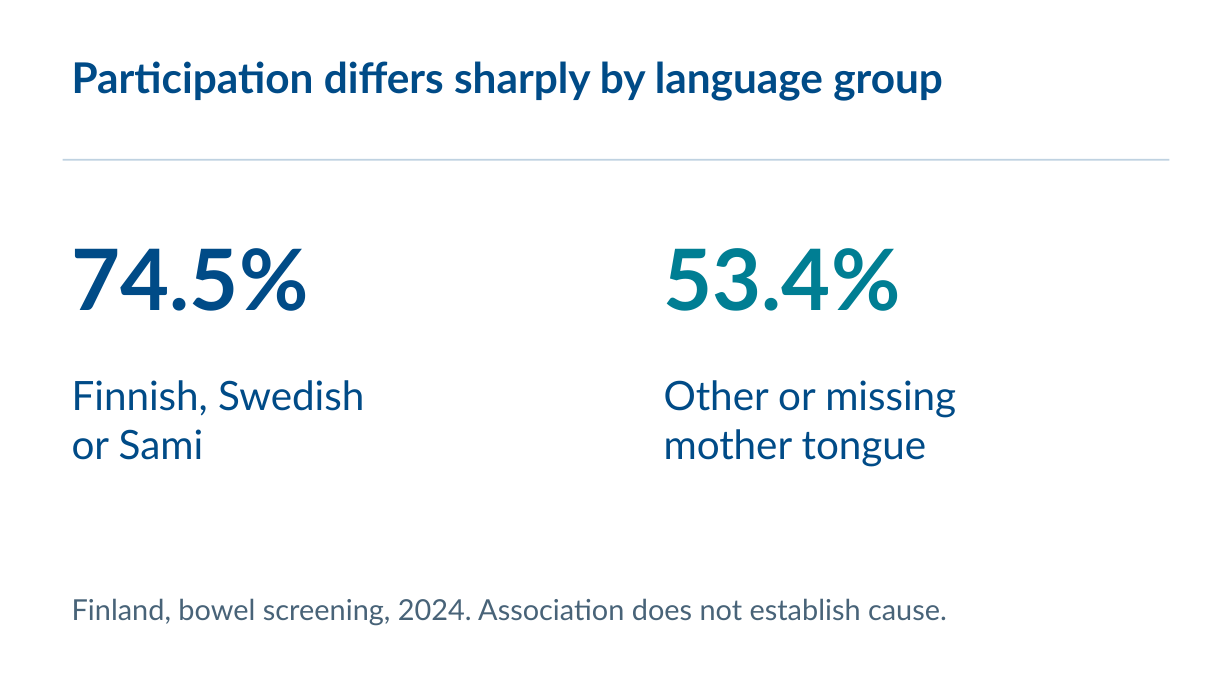
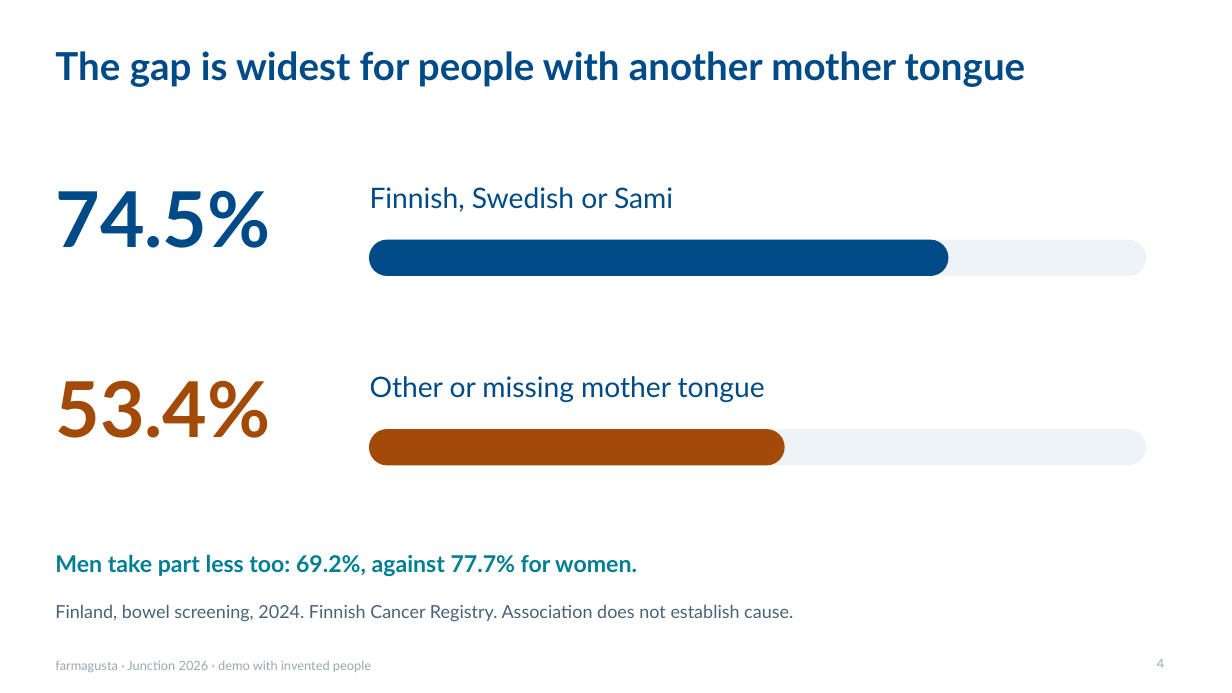
Before and after one commit to rromppanen/junction26, a slide deck: slide 4 of docs/pitch/farmagusta-screening-attendance.pptx. Drawn at 1232x693 pixels with LibreOffice and Linux fonts; fonts in the diff are those of the drawing. Boxes give left, top, right and bottom in pixels: in the first picture for what was removed or moved away, otherwise in the second. Text is boxed around its words. In the diff, an @@ line names an element or a change of style, - is before the commit and + after.

```diff
--- a/docs/pitch/farmagusta-screening-attendance.pptx
+++ b/docs/pitch/farmagusta-screening-attendance.pptx
@@ title added at [55, 51, 1026, 87], 30 pt, text #004B87, bold @@
+The gap is widest for people with another mother tongue
@@ text removed at [72, 61, 943, 101] @@
-Participation differs sharply by language group
@@ text "74.5%": place and size @@
-text "74.5%" at [72, 248, 309, 311]
+text "74.5%" at [55, 190, 270, 248]
@@ text "74.5%" at [55, 190, 270, 248]: size 66 to 60 pt @@
@@ rectangle removed at [63, 159, 1170, 161] @@
@@ text at [370, 187, 673, 212]: text changed; size 31.5 to 22 pt @@
-Finnish, Swedish
-or Sami
+Finnish, Swedish or Sami
@@ rounded rectangle added at [370, 240, 1146, 275], fill #EEF3F8, outline #EEF3F8 1 pt @@
@@ rounded rectangle added at [370, 240, 948, 275], fill #004B87, outline #004B87 1 pt @@
@@ text "53.4%": place and size @@
-text "53.4%" at [664, 248, 901, 311]
+text "53.4%" at [55, 380, 270, 438]
@@ text "53.4%" at [55, 380, 270, 438]: size 66 to 60 pt, text colour #007E93 to #A34A08 @@
@@ text at [370, 376, 765, 402]: text changed; size 31.5 to 22 pt @@
-Other or missing
-mother tongue
+Other or missing mother tongue
@@ rounded rectangle added at [370, 430, 1146, 465], fill #EEF3F8, outline #EEF3F8 1 pt @@
@@ rounded rectangle added at [370, 430, 785, 465], fill #A34A08, outline #A34A08 1 pt @@
@@ text added at [55, 554, 637, 576], 18 pt, text #007E93, bold @@
+Men take part less too: 69.2%, against 77.7% for women.
@@ text at [55, 604, 793, 622]: text changed; size 22.5 to 14 pt @@
-Finland, bowel screening, 2024. Association does not establish cause.
+Finland, bowel screening, 2024. Finnish Cancer Registry. Association does not establish cause.
@@ page number added at [1157, 659, 1164, 668], 10 pt, text #9AA8B2 @@
+4
@@ text added at [55, 661, 371, 672], 10 pt, text #9AA8B2 @@
+farmagusta · Junction 2026 · demo with invented people
```
Also in this commit, not shown: 13 other slides changed, 4 slides added, 5 slides removed.
